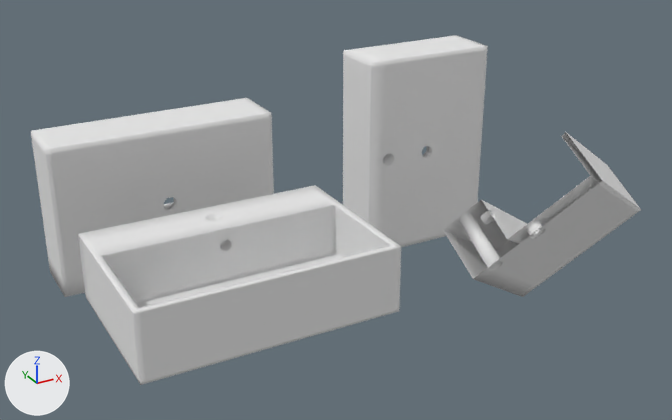
Renders of the OBJ model model/871168_LAVABO.obj from each side of a commit.
The view is the same before and after, from a 50 mm lens placed at (197.1, 210.9, 96.2), pointed at (304.0, 405.1, -0.9). Every picture has the same lights, and +X, +Y and +Z are marked at lower left. Where no turn or scale is listed for an object, it has been applied to the vertices.

Script lines for the objects in view, before the commit:
```python
me_turbo_uff = bpy.data.meshes.new('turbo_uff')
me_turbo_uff.from_pydata(...)  # 514 vertices, 515 faces; spans x 237.3..296.6, y 427.3..443.3, z -19.7..20.2
me_turbo_uff.materials.append(mat_01___default)  # white #e7e7e7
me_turbo_uff003 = bpy.data.meshes.new('turbo_uff003')
me_turbo_uff003.from_pydata(...)  # 386 vertices, 371 faces; spans x 327.5..377.0, y 360.6..400.0, z -30.5..21.7
me_turbo_uff003.materials.append(mat_01___default)  # white #e7e7e7
me_turbo_uff005 = bpy.data.meshes.new('turbo_uff005')
me_turbo_uff005.from_pydata(...)  # 514 vertices, 515 faces; spans x 327.4..367.3, y 427.3..443.3, z -29.4..30.0
me_turbo_uff005.materials.append(mat_01___default)  # white #e7e7e7
ob_turbo_uff = bpy.data.objects.new('turbo_uff', me_turbo_uff)
ob_turbo_uff.location = (0.0, 0.0, 0.0)
ob_turbo_uff003 = bpy.data.objects.new('turbo_uff003', me_turbo_uff003)
ob_turbo_uff003.location = (0.0, 0.0, 0.0)
ob_turbo_uff005 = bpy.data.objects.new('turbo_uff005', me_turbo_uff005)
ob_turbo_uff005.location = (0.0, 0.0, 0.0)
# also in view: 'turbo_uff004' at (266.9, 382.5, 0.4)
```
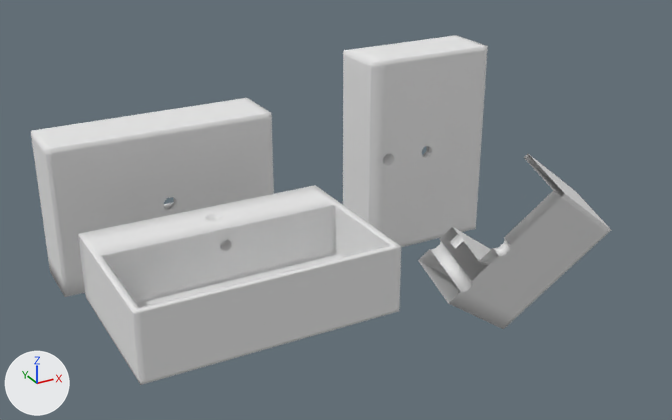
Location of each change, [x1, y1, x2, y2] in pixels of the pictures (672 x 420 px):
'turbo_uff006', added
    after: [418, 154, 611, 329]
'turbo_uff003', deleted
    before: [443, 132, 641, 297]

Patch to the scene script:
```diff
--- a/model/871168_LAVABO.obj.py
+++ b/model/871168_LAVABO.obj.py
@@ me_turbo_uff006 @@
+me_turbo_uff006.from_pydata(...)  # 320 vertices, 289 faces; spans x 321.8..370.0, y 367.1..399.0, z -37.5..14.5
+me_turbo_uff006.materials.append(mat_01___default)  # white #e7e7e7
@@ ob_turbo_uff003 @@
-ob_turbo_uff003 = bpy.data.objects.new('turbo_uff003', me_turbo_uff003)
-ob_turbo_uff003.location = (0.0, 0.0, 0.0)
@@ ob_turbo_uff006 @@
+ob_turbo_uff006 = bpy.data.objects.new('turbo_uff006', me_turbo_uff006)
+ob_turbo_uff006.location = (0.0, 0.0, 0.0)
```
